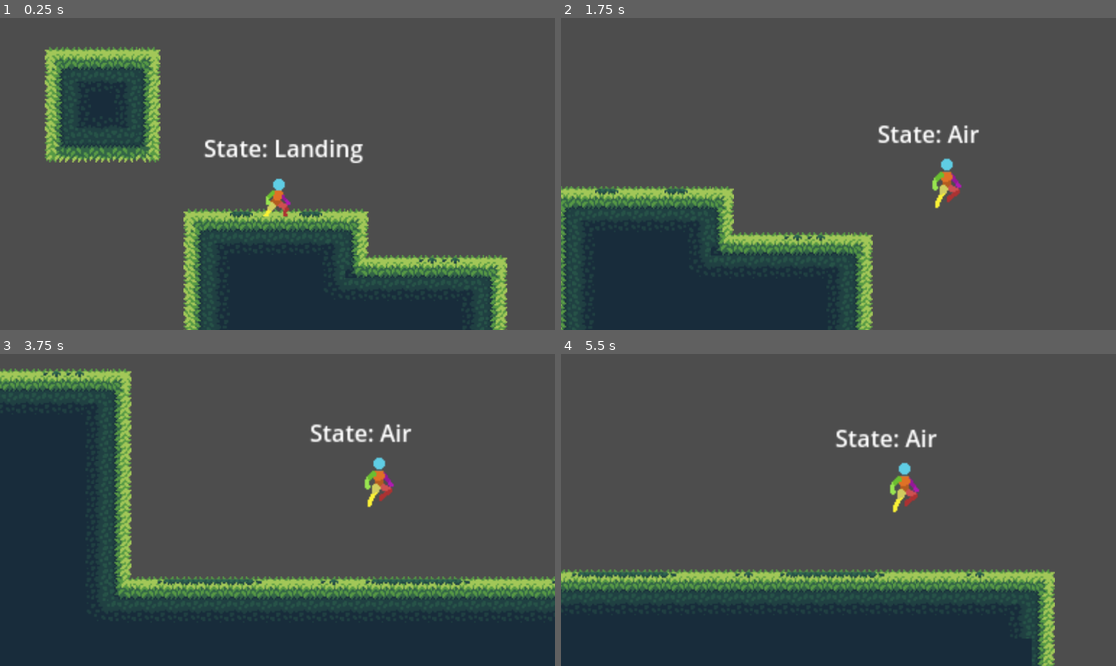
Above: before the commit, frames 1-4 (two rows, left to right).
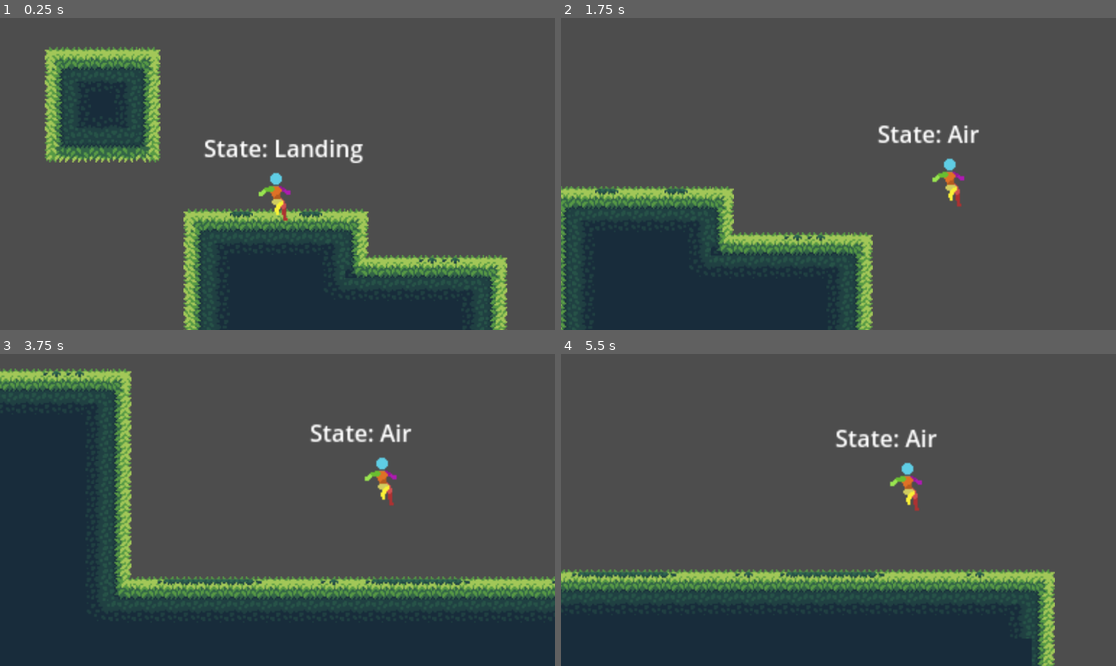
Above: after the commit, the same moments.

Repository: Allus-Interactive/platform-combat-game
Game: Godot game, scene res://scenes/main.tscn
Two runs of this game, one before a commit and one after it. Both use one fixed random seed, a clock stepped at 60 frames per second and the inputs below.
Inputs:
- Up to frame 1 (0.25 s): no input
- Up to frame 2 (1.75 s): hold Space (jump) 0.53-1.28 s; hold D (move_right) from 0.53 s (still down); tap O (roll) at 0.6, 1.55 s; tap Space (jump) at 1.35, 1.52 s
- Up to frame 3 (3.75 s): tap Space (jump) at 1.82, 3.02, 3.32 s; release D (move_right) at 2.03 s; hold A (move_left) 2.03-2.78 s; hold Space (jump) 2.03-2.78 s; tap O (roll) at 2.1, 2.85 s; hold D (move_right) from 2.78 s (still down); hold Space (jump) from 3.53 s (still down)
- Up to frame 4 (5.5 s): release D (move_right) at 4.28 s; release Space (jump) at 4.28 s; hold A (move_left) 4.28-5.03 s; tap O (roll) at 4.35, 5.1 s; tap Space (jump) at 4.52, 4.82 s; hold D (move_right) from 5.03 s (still down); hold Space (jump) from 5.03 s (still down)

The runs differ from the first frame. In frame 1, 0.4% of the frame differs, in the area x 46-53%, y 49-66%; in frame 2, 0.4%; in frame 3, 0.4%; in frame 4, 0.4%, in the area x 59-66%, y 34-51%.

Commit message:
added in jump mid and end anims

Diff:
--- a/scenes/main.tscn
+++ b/scenes/main.tscn
@@ -1327,6 +1327,8 @@
 
 [node name="player" parent="." instance=ExtResource("2_1uf6e")]
 position = Vector2(-31, -40)
+speed = 200.0
+roll_speed = 300.0
 
 [node name="RemoteTransform2D" type="RemoteTransform2D" parent="player"]
 remote_path = NodePath("../../Camera2D")
--- a/scenes/player.tscn
+++ b/scenes/player.tscn
@@ -344,6 +344,12 @@
 [sub_resource type="AnimationNodeAnimation" id="AnimationNodeAnimation_iynau"]
 animation = &"double_jump"
 
+[sub_resource type="AnimationNodeAnimation" id="AnimationNodeAnimation_j4r5x"]
+animation = &"jump_end"
+
+[sub_resource type="AnimationNodeAnimation" id="AnimationNodeAnimation_3ui6x"]
+animation = &"jump_middle"
+
 [sub_resource type="AnimationNodeAnimation" id="AnimationNodeAnimation_d6jne"]
 animation = &"jump_start"
 
@@ -354,8 +360,6 @@
 advance_mode = 2
 
 [sub_resource type="AnimationNodeStateMachineTransition" id="AnimationNodeStateMachineTransition_37mn5"]
-
-[sub_resource type="AnimationNodeStateMachineTransition" id="AnimationNodeStateMachineTransition_0n2rr"]
 
 [sub_resource type="AnimationNodeStateMachineTransition" id="AnimationNodeStateMachineTransition_mphnc"]
 switch_mode = 2
@@ -363,19 +367,33 @@
 
 [sub_resource type="AnimationNodeStateMachineTransition" id="AnimationNodeStateMachineTransition_pcccu"]
 
-[sub_resource type="AnimationNodeStateMachineTransition" id="AnimationNodeStateMachineTransition_2isx4"]
+[sub_resource type="AnimationNodeStateMachineTransition" id="AnimationNodeStateMachineTransition_wnb84"]
+
+[sub_resource type="AnimationNodeStateMachineTransition" id="AnimationNodeStateMachineTransition_1hkf2"]
+
+[sub_resource type="AnimationNodeStateMachineTransition" id="AnimationNodeStateMachineTransition_7ugl3"]
+
+[sub_resource type="AnimationNodeStateMachineTransition" id="AnimationNodeStateMachineTransition_qlm1h"]
+
+[sub_resource type="AnimationNodeStateMachineTransition" id="AnimationNodeStateMachineTransition_6itin"]
+
+[sub_resource type="AnimationNodeStateMachineTransition" id="AnimationNodeStateMachineTransition_usg82"]
 
 [sub_resource type="AnimationNodeStateMachine" id="AnimationNodeStateMachine_i05jk"]
 states/Move/node = SubResource("AnimationNodeBlendSpace1D_n51sq")
 states/Move/position = Vector2(396, 100)
 states/double_jump/node = SubResource("AnimationNodeAnimation_iynau")
-states/double_jump/position = Vector2(646, -13)
+states/double_jump/position = Vector2(396, -112)
+states/jump_end/node = SubResource("AnimationNodeAnimation_j4r5x")
+states/jump_end/position = Vector2(646, -13)
+states/jump_middle/node = SubResource("AnimationNodeAnimation_3ui6x")
+states/jump_middle/position = Vector2(646, -112)
 states/jump_start/node = SubResource("AnimationNodeAnimation_d6jne")
 states/jump_start/position = Vector2(396, -13)
 states/landing/node = SubResource("AnimationNodeAnimation_rfmla")
 states/landing/position = Vector2(646, 100)
-transitions = ["Start", "Move", SubResource("AnimationNodeSt …(71 unchanged characters)… ionNodeStateMachineTransition_37mn5"), "jump_start", "landing", SubResource("AnimationNodeStateMachineTransition_0n2rr"), "landing", "Move", SubResource("AnimationNodeStateMachineTransition_mphnc"), "jump_start", "double_jump", SubResource("AnimationNodeStateMachineTransition_pcccu"), "double_jump", "landing", SubResource("AnimationNodeStateMachineTransition_2isx4")]
-graph_offset = Vector2(-37, -51)
+transitions = ["Start", "Move", SubResource("AnimationNodeSt …(71 unchanged characters)… ionNodeStateMachineTransition_37mn5"), "landing", "Move", SubResource("AnimationNodeStateMachineTransition_mphnc"), "jump_start", "double_jump", SubResource("AnimationNodeStateMachineTransition_pcccu"), "jump_start", "jump_middle", SubResource("AnimationNodeStateMachineTransition_wnb84"), "jump_middle", "jump_end", SubResource("AnimationNodeStateMachineTransition_1hkf2"), "jump_end", "landing", SubResource("AnimationNodeStateMachineTransition_7ugl3"), "double_jump", "jump_middle", SubResource("AnimationNodeStateMachineTransition_qlm1h"), "jump_middle", "double_jump", SubResource("AnimationNodeStateMachineTransition_6itin"), "jump_end", "double_jump", SubResource("AnimationNodeStateMachineTransition_usg82")]
+graph_offset = Vector2(-10, -236)
 
 [node name="Player" type="CharacterBody2D"]
 script = ExtResource("1_ugb0v")
--- a/scripts/air_state.gd
+++ b/scripts/air_state.gd
@@ -5,16 +5,27 @@
 @export var landing_state : PlayerState
 @export var double_jump_velocity : float = -150.0
 @export var double_jump_animation : String = "double_jump"
+@export var mid_jump_animation : String = "jump_middle"
+@export var end_jump_animation : String = "jump_end"
 @export var landing_animation : String = "landing"
 
 var has_double_jumped : bool = false
 
+var is_at_jump_peak : bool = false
+var is_falling : bool = false
+
 func state_process(_delta):
 	if character.is_on_floor():
 		next_state = landing_state
+		is_at_jump_peak = false
+		is_falling = false
+	else:
+		handle_jump_animations()
 
 func state_input(event : InputEvent):
 	if event.is_action_pressed("jump") && not has_double_jumped:
+		is_at_jump_peak = false
+		is_falling = false
 		double_jump()
 
 func on_exit():
@@ -26,3 +37,16 @@
 	character.velocity.y = double_jump_velocity
 	playback.travel(double_jump_animation)
 	has_double_jumped = true
+
+func handle_jump_animations():
+	if character.velocity.y > -25 && character.velocity.y < 25 && not is_at_jump_peak:
+		# Player is at peak of jump
+		print_debug("mid jump")
+		playback.travel(mid_jump_animation)
+		is_at_jump_peak = true
+
+	if character.velocity.y > 25 && not is_falling:
+		# Player is falling
+		print_debug("end jump")
+		playback.travel(end_jump_animation)
+		is_falling = true
Not shown: 1 places in scenes/player.tscn that only renumber resources
